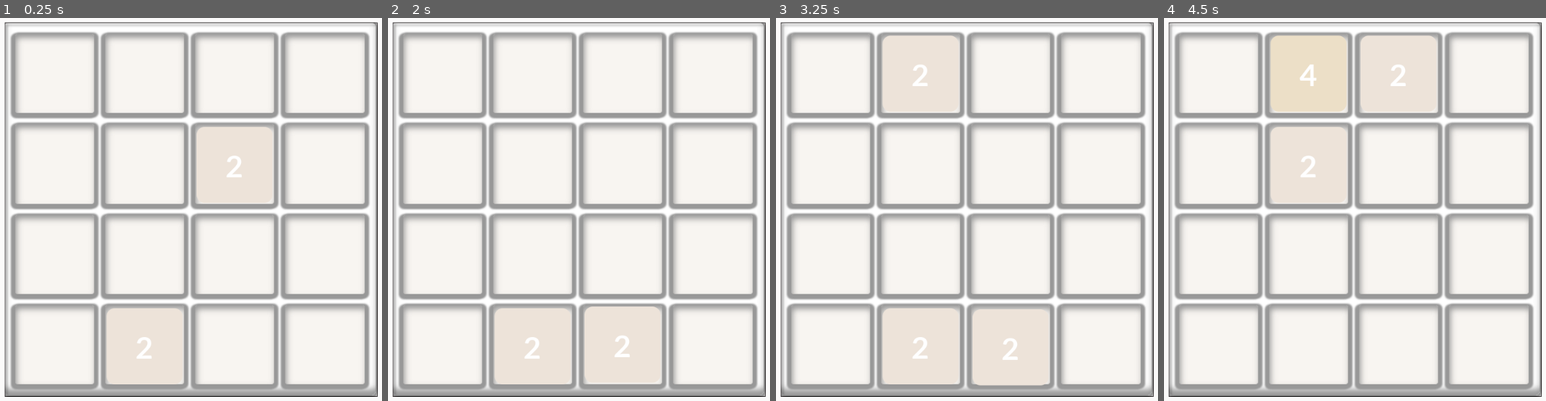
Above: before the commit, frames 1-4 (left to right).
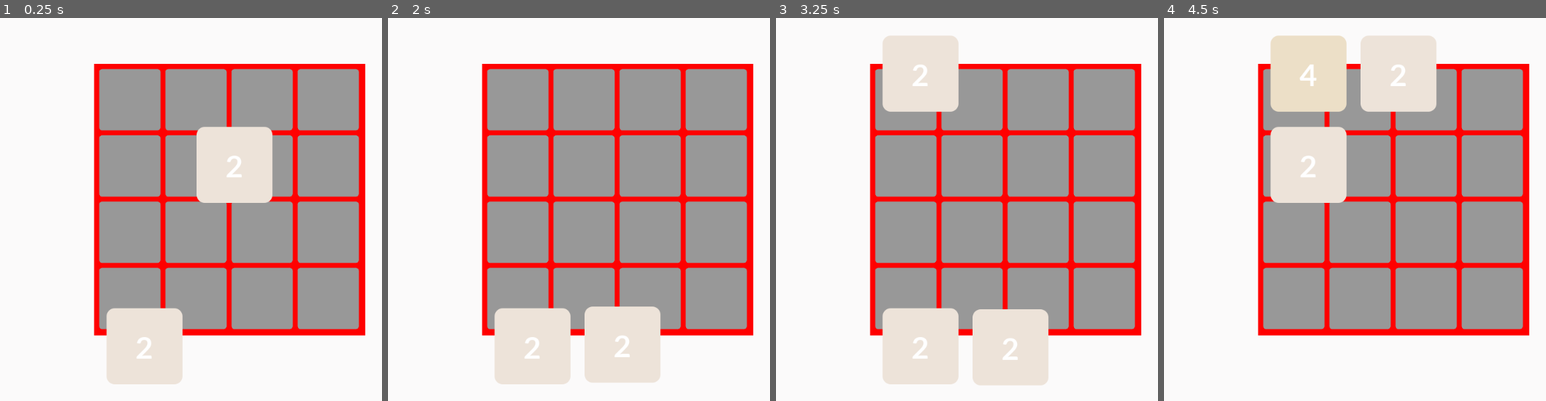
Above: after the commit, the same moments.

Repository: HotHat/1024
Game: Godot game, scene res://Playground.tscn
Same seed, same stepped clock (60 frames per second), same inputs: the game is played once before the commit and once after it.
Inputs (mouse positions are in pixels of both pictures, inside the frame that each line leads up to):
- Up to frame 1 (0.25 s): no input
- Up to frame 2 (2 s): tap Enter at 0.5 s; move the mouse to (666, 175) at 0.52 s; click (666, 175) at 0.67 s; tap Space at 1.25 s; drag from (502, 232) to (559, 312) at 1.27 s
- Up to frame 3 (3.25 s): move the mouse to (1005, 79) at 2.02 s; click (1005, 79) at 2.17 s; tap Enter at 2.75 s; drag from (947, 312) to (852, 117) at 2.77 s
- Up to frame 4 (4.5 s): move the mouse to (1473, 286) at 3.52 s; click (1473, 286) at 3.67 s; tap Space at 4.25 s; drag from (1240, 117) to (1297, 63) at 4.27 s

The runs differ from the first frame. In frame 1, 54% of the frame differs, in the area x 1-99%, y 1-99%; in frame 2, 57%; in frame 3, 54%; in frame 4, 50%.

Commit message:
add draw background

Diff:
--- /dev/null
+++ b/DrawBackground.gd
@@ -0,0 +1,29 @@
+extends Node2D
+
+
+# Declare member variables here. Examples:
+# var a = 2
+# var b = "text"
+export(float) var width =  500
+var style = StyleBoxFlat.new()
+const RADIUS = 1
+const POSITION = Vector2(0, 0)
+var size = Vector2(width, width)
+export(int) var tile_row = 4
+export(int) var tile_column = 4
+
+# Called when the node enters the scene tree for the first time.
+func _ready():
+	style.set_corner_radius_all(RADIUS)
+	style.bg_color = Color(1, 0, 0, 1)
+
+
+	pass # Replace with function body.
+
+
+func _draw():
+
+    draw_style_box(style, Rect2(POSITION, size))
+# Called every frame. 'delta' is the elapsed time since the previous frame.
+#func _process(delta):
+#	pass
--- a/Playground.tscn
+++ b/Playground.tscn
@@ -1,10 +1,15 @@
-[gd_scene load_steps=3 format=2]
+[gd_scene load_steps=4 format=2]
 
 [ext_resource path="res://Background.tscn" type="PackedScene" id=1]
 [ext_resource path="res://Playground.gd" type="Script" id=2]
+[ext_resource path="res://background/DrawBackground.tscn" type="PackedScene" id=3]
 
 [node name="Playground" type="Node2D"]
 script = ExtResource( 2 )
 
 [node name="Background" parent="." instance=ExtResource( 1 )]
+visible = false
 position = Vector2( 359, 524 )
+
+[node name="DrawBackground" parent="." instance=ExtResource( 3 )]
+position = Vector2( 180, 256 )
--- /dev/null
+++ b/background/BackgroundItem.gd
@@ -0,0 +1,30 @@
+extends Node2D
+
+
+# Declare member variables here. Examples:
+
+const RADIUS = 5
+const POSITION = Vector2(0, 0)
+
+
+var width = 150
+var style = StyleBoxFlat.new()
+var size = Vector2(width, width)
+# Called when the node enters the scene tree for the first time.
+func _ready():
+	style.set_corner_radius_all(RADIUS)
+	style.bg_color = Color(0.6, 0.6, 0.6, 1)
+
+func set_size(size):
+	self.size = size
+
+func set_color(color):
+	style.bg_color = color
+
+
+func _draw():
+    draw_style_box(style, Rect2(POSITION, size))
+
+# Called every frame. 'delta' is the elapsed time since the previous frame.
+#func _process(delta):
+#	pass
--- /dev/null
+++ b/background/BackgroundItem.tscn
@@ -0,0 +1,6 @@
+[gd_scene load_steps=2 format=2]
+
+[ext_resource path="res://background/BackgroundItem.gd" type="Script" id=1]
+
+[node name="BackgroundItem" type="Node2D"]
+script = ExtResource( 1 )
--- /dev/null
+++ b/background/DrawBackground.gd
@@ -0,0 +1,53 @@
+extends Node2D
+
+
+# Declare member variables here. Examples:
+# var a = 2
+# var b = "text"
+
+
+const RADIUS = 0
+const POSITION = Vector2(0, 0)
+
+
+export(int) var width =  500
+export(int) var height =  500
+export(int) var tile_row = 4
+export(int) var tile_column = 4
+
+var item_temp = preload("res://background/BackgroundItem.tscn")
+var style = StyleBoxFlat.new()
+var size = Vector2(width, width)
+var margin = 10
+var sub_tile_width = 0
+var sub_tile_height = 0
+
+# Called when the node enters the scene tree for the first time.
+func _ready():
+	style.set_corner_radius_all(RADIUS)
+	style.bg_color = Color(1, 0, 0, 1)
+
+	sub_tile_width = int((width - (tile_row+1)*margin) / tile_row)
+	sub_tile_height = int((height - (tile_column+1)*margin) / tile_column)
+
+	for row in range(tile_row):
+		for colomn in range(tile_column):
+			var item = item_temp.instance()
+			item.size = Vector2(sub_tile_width, sub_tile_height)
+			item.position = Vector2(colomn*sub_tile_height+(colomn+1)*margin, row*sub_tile_width+(row+1)*margin)
+			add_child(item)
+
+	pass # Replace with function body.
+
+func get_tile_width():
+	return sub_tile_width
+
+func get_tile_height():
+	return sub_tile_height
+
+
+func _draw():
+    draw_style_box(style, Rect2(POSITION, size))
+# Called every frame. 'delta' is the elapsed time since the previous frame.
+#func _process(delta):
+#	pass
--- /dev/null
+++ b/background/DrawBackground.tscn
@@ -0,0 +1,6 @@
+[gd_scene load_steps=2 format=2]
+
+[ext_resource path="res://background/DrawBackground.gd" type="Script" id=1]
+
+[node name="DrawBackground" type="Node2D"]
+script = ExtResource( 1 )
--- a/project.godot
+++ b/project.godot
@@ -10,7 +10,7 @@
 
 [application]
 
-config/name="1024"
+config/name="2048"
 run/main_scene="res://Playground.tscn"
 boot_splash/image="res://assert/bg2.png"
 config/icon="res://icon.png"
@@ -21,6 +21,7 @@
 window/size/height=1024
 window/handheld/orientation="portrait"
 window/stretch/mode="viewport"
+window/stretch/aspect="keep_width"
 
 [input_devices]
 
